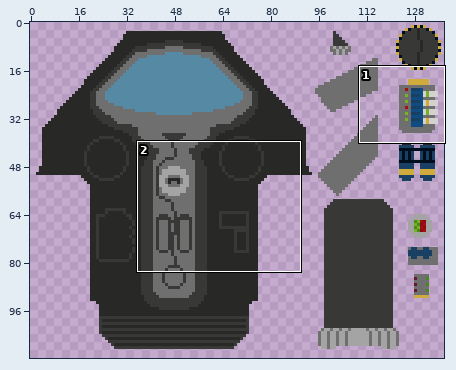
Edited in one commit: pixel-art file (Assets/Ships/NorikerMKI/NorikerMKI.aseprite). The picture above shows the old version from afar; the outline marks the close-up.
Close-up. Before the edit:
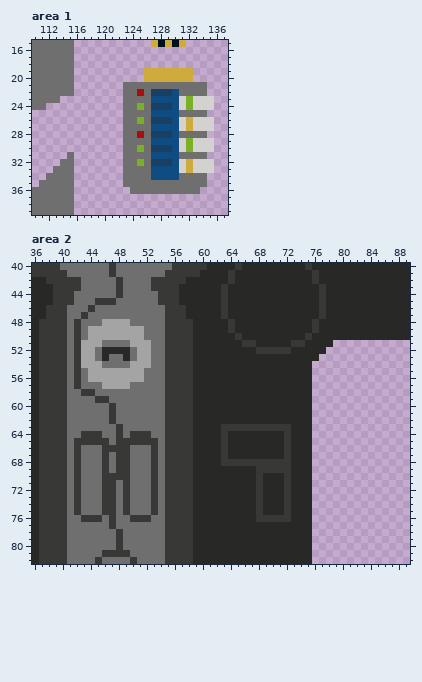
138x112 pixels, 1 frame. Shown: area 1: x 110..137, y 15..39; area 2: x 36..89, y 40..82.
The result:
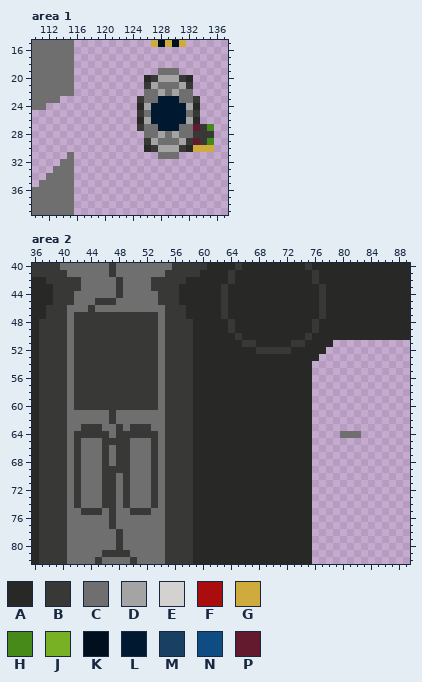
Palette (. is transparent): A #282826  B #383837  C #706f6f  D #a4a4a4  E #d4d2d0  F #a90d0d  G #cfab3e  H #488a1a  J #78b124  K #000f1e  L #001930  M #194063  N #0e4c82  P #631a2f
From the commit log: WIP - Resprite des composants du noriker
The edit:
Changed rows in their new state; - is an unchanged pixel.
Area 1, layer "Hull":
first column x 123:
19 ---..CCC..---
20 ---ABDDDBA---
21 ...BD---DB..-
22 ...-CDCD--..-
23 ..B-CLLLCCB..
24 ..ADLLLLLDA..
25 ..B-LLLLL-B.-
26 ..ADLLLLLDA..
27 ..B-CLLLCCPBH
28 ...-CDCD--BBB
29 ...BDCCCDBPBH
30 ...ABDDDBAGGG
31 .....CCC....-
32 .............
33 .............
34 ............-
35 ............-
36 -..........--
Area 2, layer "Hull":
first column x 42:
47 B-BBBBBBBBBB-----------------------------
48 -BBBBBBBBBBB-----------------------------
49 -BBBBBBBBBBB-----------------------------
50 -BBBBBBBBBBB-----------------------------
51 -BBBBBBBBBBB-----------------------------
52 -BBBBBBBBBBB-----------------------------
53 -BBBBBBBBBBB-----------------------------
54 -BBBBBBBBBBB-----------------------------
55 -BBBBBBBBBBB-----------------------------
56 -BBBBBBBBBBB-----------------------------
57 -BBBBBBBBBBB-----------------------------
58 B--BBBBBBBBB-----------------------------
59 BBB--BBBBBBB-----------------------------
60 BBBBB-BBBBBB-----------------------------
63 -BBB----BBB----------AAAAAAAAAA----------
64 B---B--B---B---------A--------A-------CCC
65 -CCC-B--CCC----------A--------A----------
66 -----C---------------A--------A----------
67 ---------------------A--------A----------
68 ---------------------AAAAAAAAAA----------
69 -----B--------------------AAAAA----------
70 ------C-------------------A---A----------
71 --------------------------A---A----------
72 --------------------------A---A----------
73 --------------------------A---A----------
74 --------------------------A---A----------
75 CBBBC--CBBBC--------------A---A----------
76 -CCC----CCC---------------AAAAA----------
